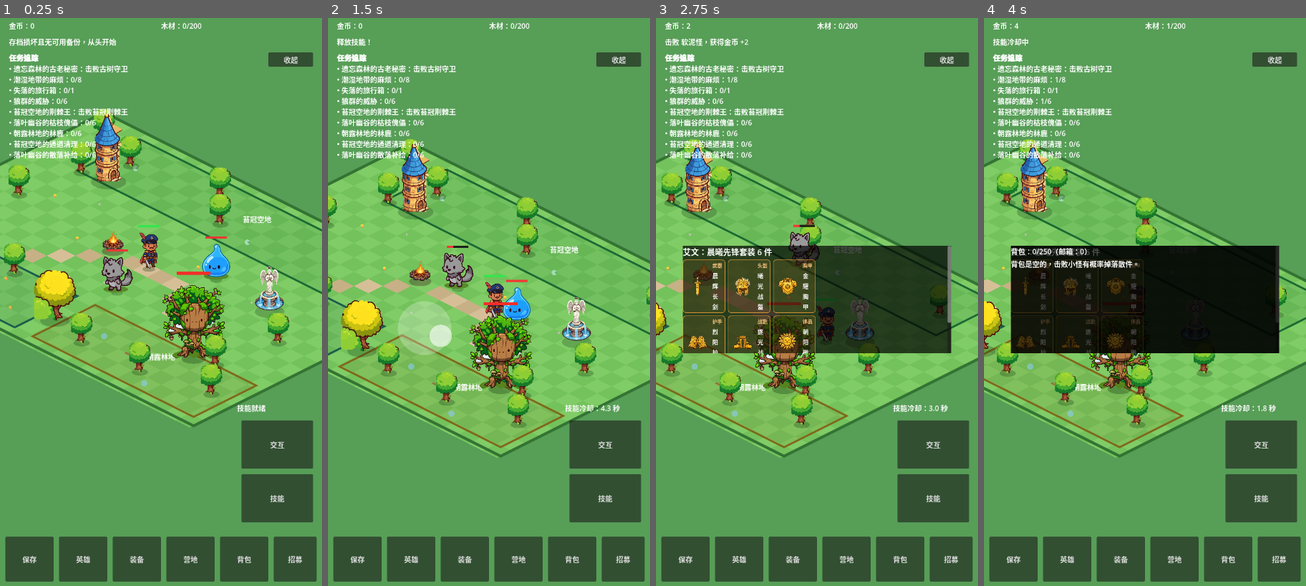
Above: before the commit, frames 1-4 (left to right).
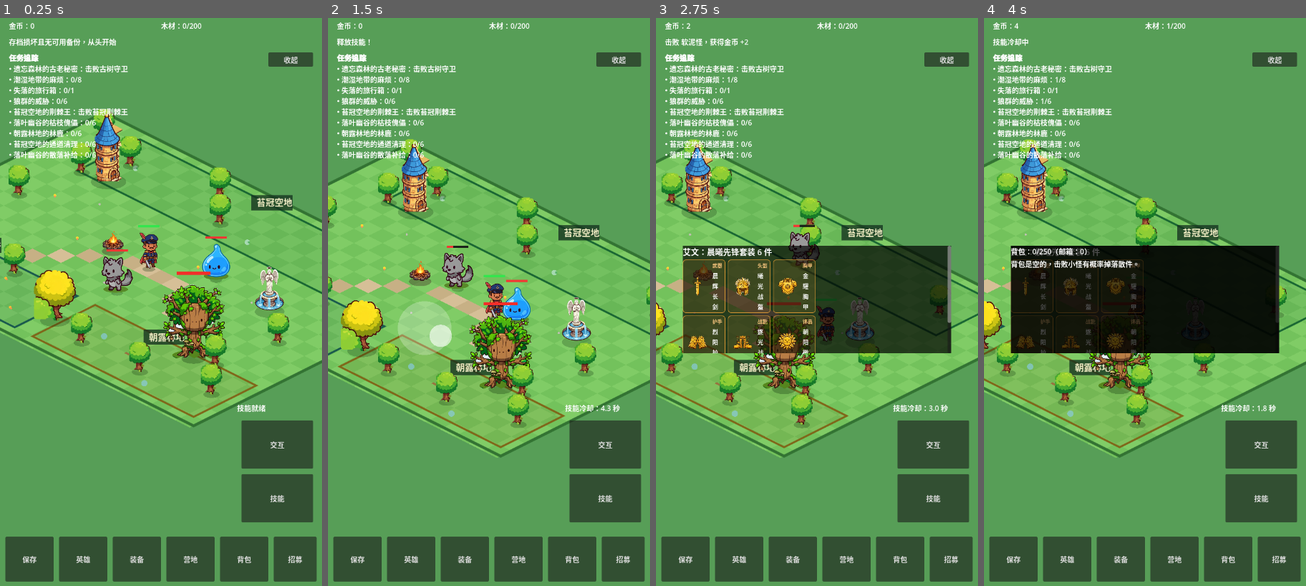
Above: after the commit, the same moments.

Repository: oneyi53/game
Game: Godot game, scene res://scenes/main.tscn
Same seed, same stepped clock (60 frames per second), same inputs: the game is played once before the commit and once after it.
Inputs (mouse positions are in pixels of both pictures, inside the frame that each line leads up to):
- Up to frame 1 (0.25 s): no input
- Up to frame 2 (1.5 s): tap Enter at 0.5 s; move the mouse to (559, 273) at 0.52 s; hold Right (ui_right) 0.53-1.25 s; tap E at 0.6 s; click (559, 273) at 0.67 s; tap Space at 0.77 s; drag from (424, 330) to (598, 409) at 1.27 s
- Up to frame 3 (2.75 s): move the mouse to (849, 171) at 2.02 s; hold Right (ui_right) from 2.03 s (still down); tap Q at 2.1 s
- Up to frame 4 (4 s): release Right (ui_right) at 2.75 s; drag from (1128, 415) to (1048, 211) at 2.77 s; move the mouse to (1241, 387) at 3.52 s; hold Left (ui_left) from 3.53 s (still down); tap B at 3.6 s; tap Space at 3.77 s

The runs differ from the first frame. In frame 1, 0.8% of the frame differs, in the area x 0-91%, y 31-61%; in frame 2, 0.8%, in the area x 38-85%, y 36-66%; in frame 3, 0.8%; in frame 4, 0.7%.

Commit message:
Improve portrait HUD and party visual layout

Diff:
--- a/scripts/core/map.gd
+++ b/scripts/core/map.gd
@@ -100,11 +100,21 @@
         Color(0.5, 0.4, 0.1, 0.12), Color(0.5, 0.4, 0.1), 3.0
     )
 
+    # Region labels sit inside their own clear upper-edge plaques,
+    # away from the boss/monster silhouettes. These are map-only visuals.
     var label_font = ThemeDB.fallback_font
     if label_font != null:
-        draw_string(label_font, _project(Vector2(800.0, 180.0)), "苔冠空地")
-        draw_string(label_font, _project(Vector2(400.0, 1010.0)), "落叶幽谷")
-        draw_string(label_font, _project(Vector2(1200.0, 1010.0)), "朝露林地")
+        var labels: Array = [
+            {"pos": Vector2(760.0, 78.0), "text": "苔冠空地"},
+            {"pos": Vector2(300.0, 920.0), "text": "落叶幽谷"},
+            {"pos": Vector2(1120.0, 920.0), "text": "朝露林地"}
+        ]
+        for entry in labels:
+            var label_pos: Vector2 = _project(entry["pos"])
+            var label_text: String = str(entry["text"])
+            var label_width: float = label_font.get_string_size(label_text).x + 28.0
+            draw_rect(Rect2(label_pos.x - 12.0, label_pos.y - 25.0, label_width, 34.0), Color(0.08, 0.19, 0.12, 0.78))
+            draw_string(label_font, label_pos, label_text, HORIZONTAL_ALIGNMENT_LEFT, -1, 20, Color(0.96, 0.94, 0.78))
 
     # Decoration positions are still authored in logical world space.
     for flower in [Vector2(260.0, 480.0), Vector2(500.0, 620.0), Vector2(900.0, 480.0), Vector2(1100.0, 700.0)]:
